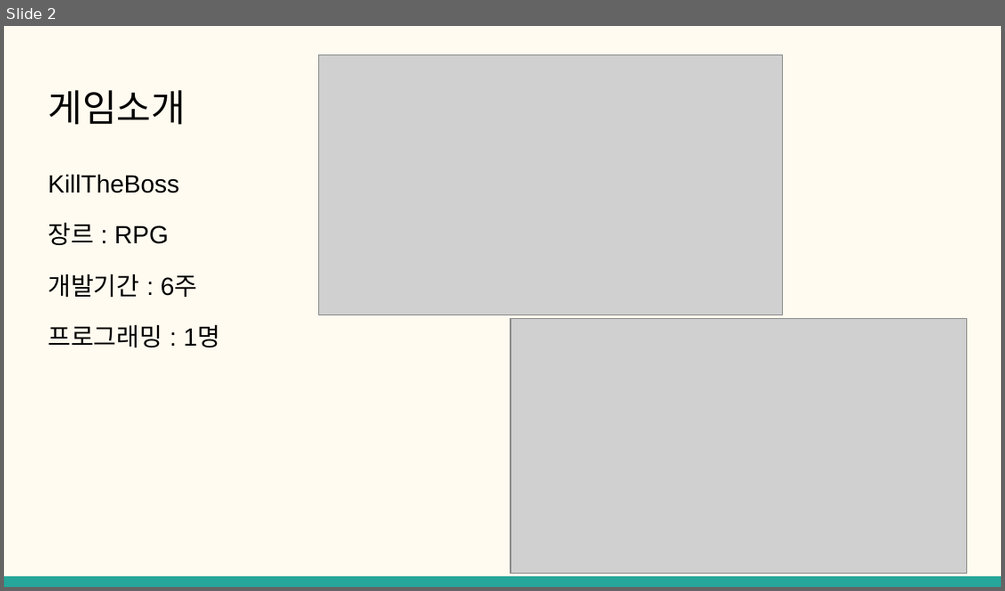
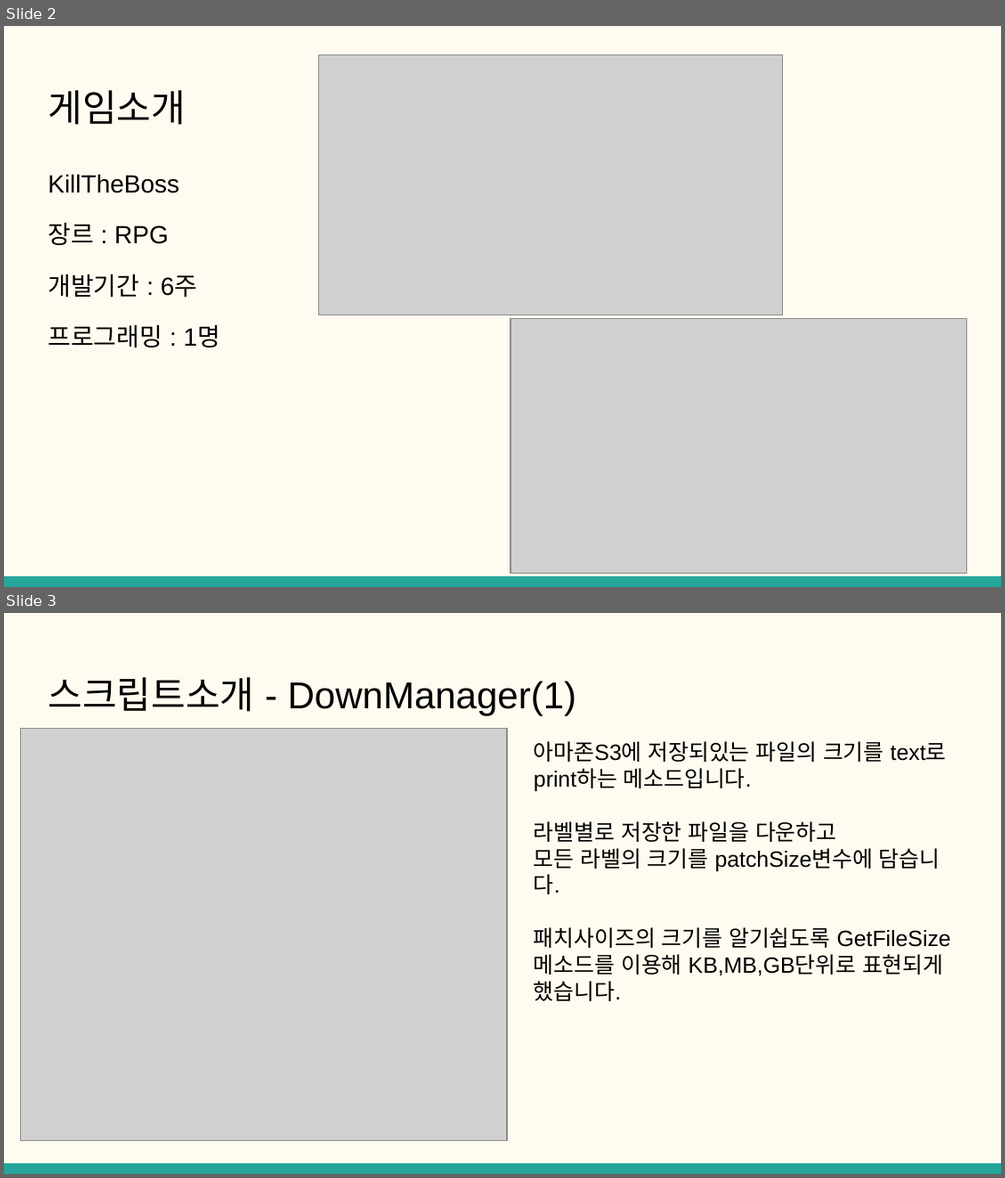
Before and after one commit to SIHO0903/KILLTHEBOSS, a slide deck: 클라이언트 개발자 포트폴리오.pptx. Shown one above the other, each under a label of ours: slide 2 before the commit, slides 2 and 3 after it. The pictures are 1005x591 and 1005x1178 pixels, drawn with LibreOffice and Linux fonts; fonts in the diff are those of the drawing; grey boxes stand for pictures. Boxes give left, top, right and bottom in pixels: in the first picture for what was removed or moved away, otherwise in the second. Text is boxed around its words. In the diff, an @@ line names an element or a change of style, - is before the commit and + after.

```diff
--- a/클라이언트 개발자 포트폴리오.pptx
+++ b/클라이언트 개발자 포트폴리오.pptx
@@ slide 3 added at [4, 613, 1001, 1174], background #FFFBF0; not listed: 1 template element that a slide beside it also shows @@
@@ title added at [48, 677, 577, 716], 27 pt, text #000000 @@
+스크립트소개 - DownManager(1)
@@ picture added at [21, 729, 508, 1140] @@
@@ title added at [534, 741, 947, 1001], 16 pt, text #000000 @@
+아마존S3에 저장되있는 파일의 크기를 text로 print하는 메소드입니다.
+라벨별로 저장한 파일을 다운하고
+모든 라벨의 크기를 patchSize변수에 담습니다.
+패치사이즈의 크기를 알기쉽도록 GetFileSize메소드를 이용해 KB,MB,GB단위로 표현되게 했습니다.
```
Also in this commit, not shown: 1 slide changed, 16 other slides added, 3 slides removed, 22 other files.
